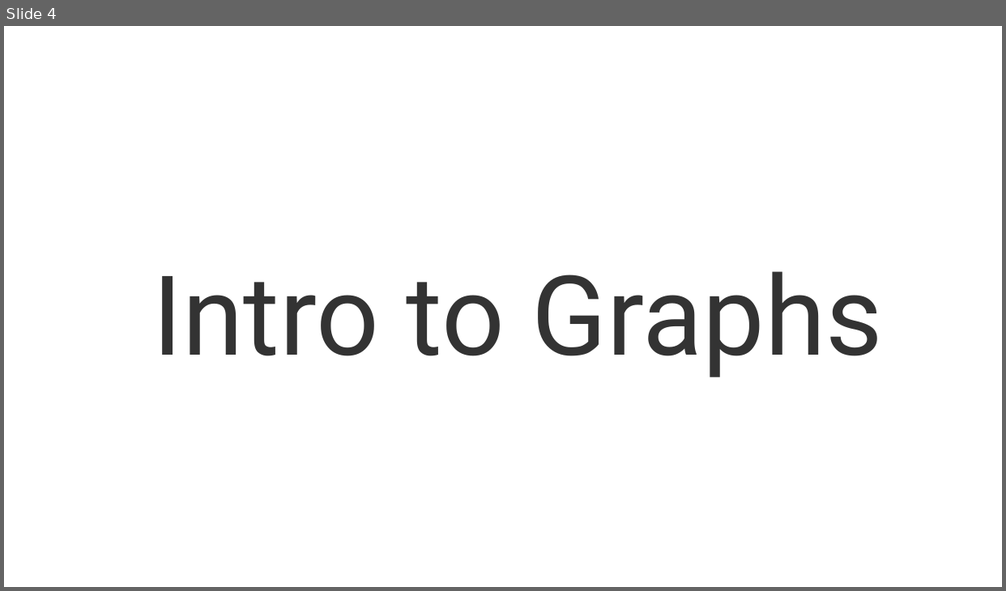
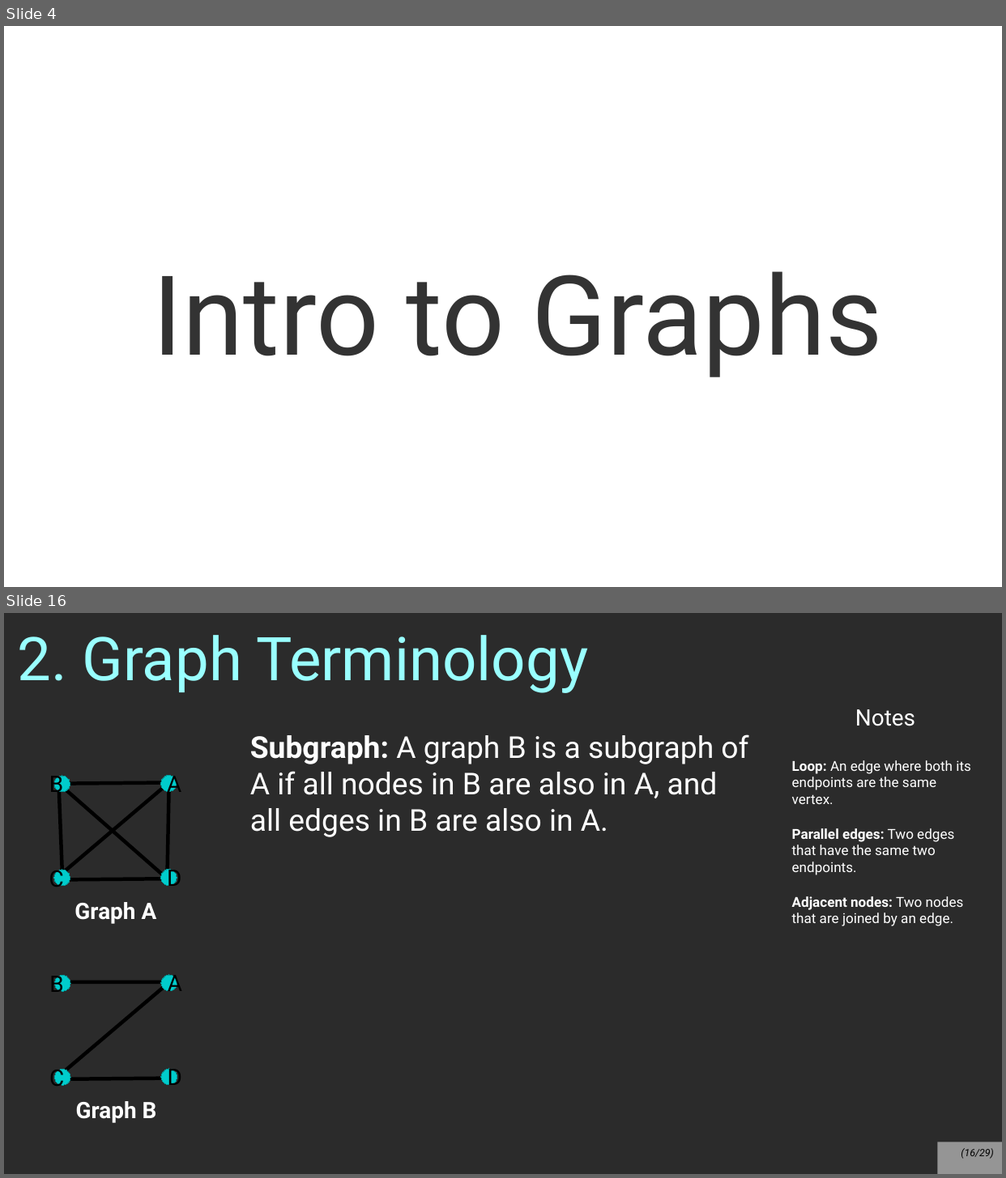
Before and after one commit to nguyenchithien/CS211-Discrete-Structures-II, a slide deck: Lectures/Lecture 7.1.odp. Shown one above the other, each under a label of ours: slide 4 before the commit, slides 4 and 16 after it; the slides between them are not shown. The pictures are 1006x591 and 1006x1178 pixels, drawn with LibreOffice and Linux fonts; fonts in the diff are those of the drawing; background and template pictures are left out; a plain dark background stands for a picture behind light text. Boxes give left, top, right and bottom in pixels: in the first picture for what was removed or moved away, otherwise in the second. Text is boxed around its words. In the diff, an @@ line names an element or a change of style, - is before the commit and + after.

```diff
--- a/Lectures/Lecture 7.1.odp
+++ b/Lectures/Lecture 7.1.odp
@@ slide 16 added at (x1=4, y1=613, x2=1002, y2=1174), background picture (left out) @@
@@ title added at (x1=18, y1=635, x2=588, y2=693), 48 pt, text #99FFFF @@
+2. Graph Terminology
@@ text added at (x1=792, y1=709, x2=971, y2=926), 11 pt, text #FFFFFF @@
+Notes
+Loop: An edge where both its endpoints are the same vertex.
+Parallel edges: Two edges that have the same two endpoints.
+Adjacent nodes: Two nodes that are joined by an edge.
@@ text added at (x1=250, y1=735, x2=748, y2=837), 24 pt, text #FFFFFF @@
+Subgraph: A graph B is a subgraph of A if all nodes in B are also in A, and all edges in B are also in A.
@@ group added at (x1=53, y1=775, x2=177, y2=924): 6 lines, 4 ellipses, 1 text @@
+D
+A
+C
+B
+Graph A
@@ group added at (x1=55, y1=975, x2=178, y2=1123): 4 ellipses, 3 lines, 1 text @@
+D
+A
+C
+B
+Graph B
@@ page number added at (x1=938, y1=1143, x2=1002, y2=1174), fill #FFFFFF at 50% opacity, 8 pt, text #000000, italic @@
+(16/29)
```
Also in this commit, not shown: 2 slides changed, 23 other slides added, 5 slides removed, 1 other file.
